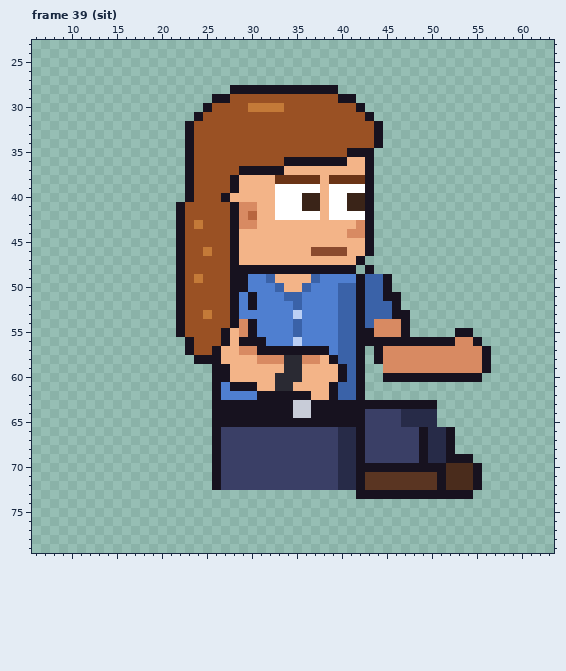
Two versions of one pixel-art file, sprites/custom/custom_intern_long_right_anim.aseprite. Above, as it was before the edit.
64x80 pixels, 129 frames. Shown: frame 39 (sit): x 6..63, y 23..79. The old version is drawn lined up with the new one. The commit also changed other frames, which this record leaves out.
The result:
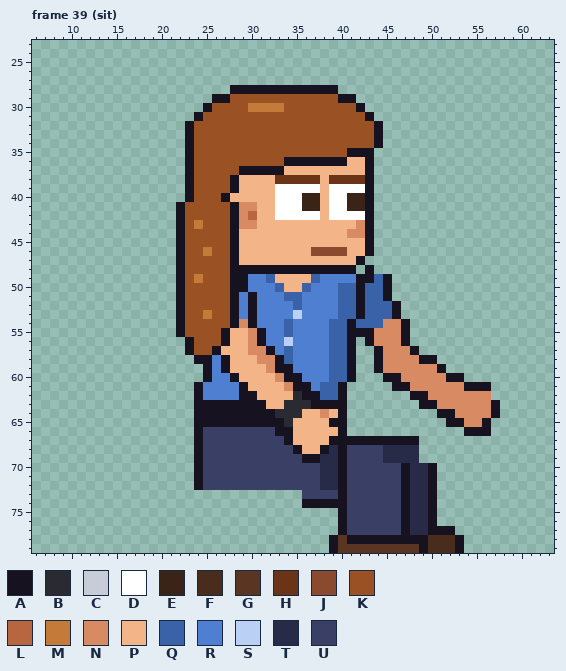
Palette (. is transparent): A #17121f  B #2a2a33  C #c8ccd8  D #ffffff  E #3a2418  F #4a2c1c  G #5a3522  H #6b3416  J #8a4a2e  K #9a5124  L #b8663f  M #c47a38  N #d88a62  P #f3b488  Q #3a62a8  R #4f7fd0  S #bbd0f5  T #272b48  U #3a3f66
Diff:
whole drawing moved by +2,-6 (the old picture is shown already moved)
Frame 39 (sit):
y 49: x 43 Q -> A
y 51: x 46 A -> .
y 53: x 30 R -> A; x 47 A -> .
y 54: x 34..35 RQ -> QR; x 39 R -> Q; x 41..42 QA -> AQ; x 44 N -> Q
y 55: x 29..31 NAR -> PNA; x 34..35 RQ -> QR; x 39 R -> Q; x 41 Q -> A; x 53..54 AA -> ..
y 56: x 29..30 AA -> PN; x 34..35 RS -> SR; x 39 R -> Q; x 41..42 QA -> A.; x 44..46 AAA -> NNN; x 48..55 AAAAANNA -> ........
y 57: x 29 N -> P; x 31 A -> N; x 33..39 AAAAAAR -> RQRRRRQ; x 41..42 QA -> A.; x 48..56 NNNNNNNNA -> A........
y 58: x 26..27 AP -> RA; x 33..39 NBBNNPA -> AQRRRRQ; x 41..42 QA -> A.; x 49..56 NNNNNNNA -> AA......
y 59: x 25..26 .A -> AR; x 32..42 PPBBPPPPAQA -> NAARRRRQQA.; x 44 . -> A; x 51..56 NNNNNA -> A.....
y 60: x 25..28 .AAP -> ARRA; x 33..42 BBBPPPPAQA -> NAARRRQQA.; x 47..51 AAAAA -> NNNNN; x 54..55 AA -> ..
y 61: x 24..26 ..A -> ARR; x 28 A -> R; x 30 A -> P; x 33..42 BBPPPPAQQA -> PNAARQQA..; x 46..56 ........... -> AANNNNNNAAA
y 62: x 24..26 ..A -> ARR; x 29..35 RRAAAAA -> AAPPPPB; x 37..42 PPAQQA -> AQQA..; x 48..56 ......... -> AANNNNNNN
y 63: x 24..25 .. -> AA; x 32..36 AAACC -> PPBBB; x 41..48 AAAAAAAA -> ........; x 51..57 ....... -> NNNNNNA
y 64: x 24..25 .. -> AA; x 33..39 AACCAAA -> BBBPPNP; x 41..57 AAUUUUTTTT....... -> ..........AANNNNA
y 65: x 24..25 .. -> AA; x 34..38 AAAAA -> BPPPP; x 41..50 AAUUUUTTTT -> ..........; x 52..56 ..... -> AANNA
y 66: x 24..26 ..A -> AUU; x 33..52 UUUUUUUTTAUUUUUUATTA -> AAPPPPPA............; x 54..56 ... -> AAA
y 67: x 24..26 ..A -> AUU; x 34..41 UUUUUUTT -> APPPPAAA; x 43..52 UUUUUUATTA -> AAAAAA....
y 68: x 24..26 ..A -> AUU; x 35..42 UUUUUTTA -> APPATAUU; x 45..52 UUUUATTA -> TTTT....
y 69: x 24..26 ..A -> AUU; x 36..42 UUUUTTA -> AATTAUU; x 45..54 UUUUATTAAA -> TTTT......
y 70: x 24..26 ..A -> AUU; x 38..46 UUTTAAAAA -> TTAUUUUUU; x 48..49 AA -> TT; x 51..55 AFFFA -> .....
y 71..72: x 24..26 ..A -> AUU; x 38..55 UUTTAGGGGGGGGAFFFA -> TTAUUUUUUATTA.....
y 73: x 36..46 ......AAAAA -> UUUUAUUUUUU; x 48..49 AA -> TT; x 51..54 AAAA -> ....
y 74: x 36..50 ............... -> AAAAAUUUUUUATTA
y 75..76: x 40..50 ........... -> AUUUUUUATTA
y 77: x 40..52 ............. -> AUUUUUUATTAAA
y 78: x 39..53 ............... -> AGAAAAAAAAAFFFA
y 79: x 39..53 ............... -> AGGGGGGGGGAFFFA
Changed places in both pictures, as pixel boxes (x1, y1, x2, y2):
changed: (194, 274, 500, 553)
